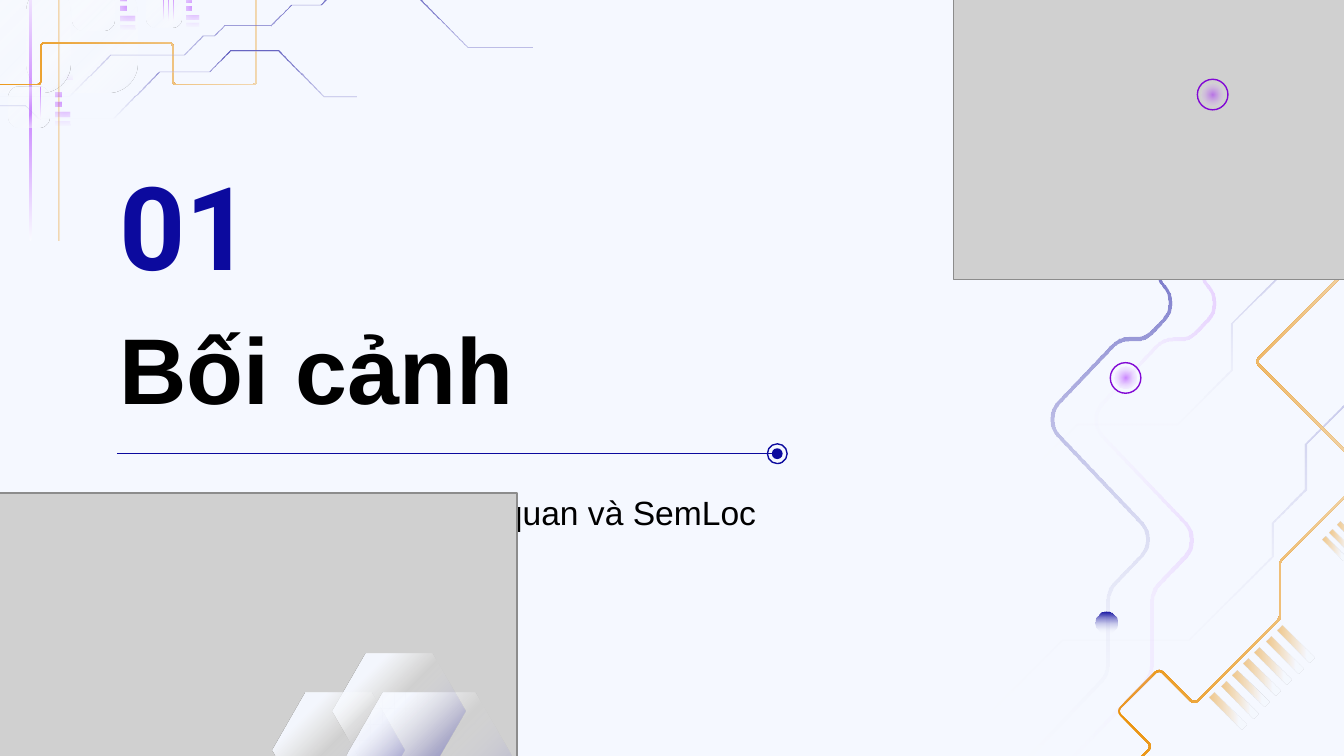
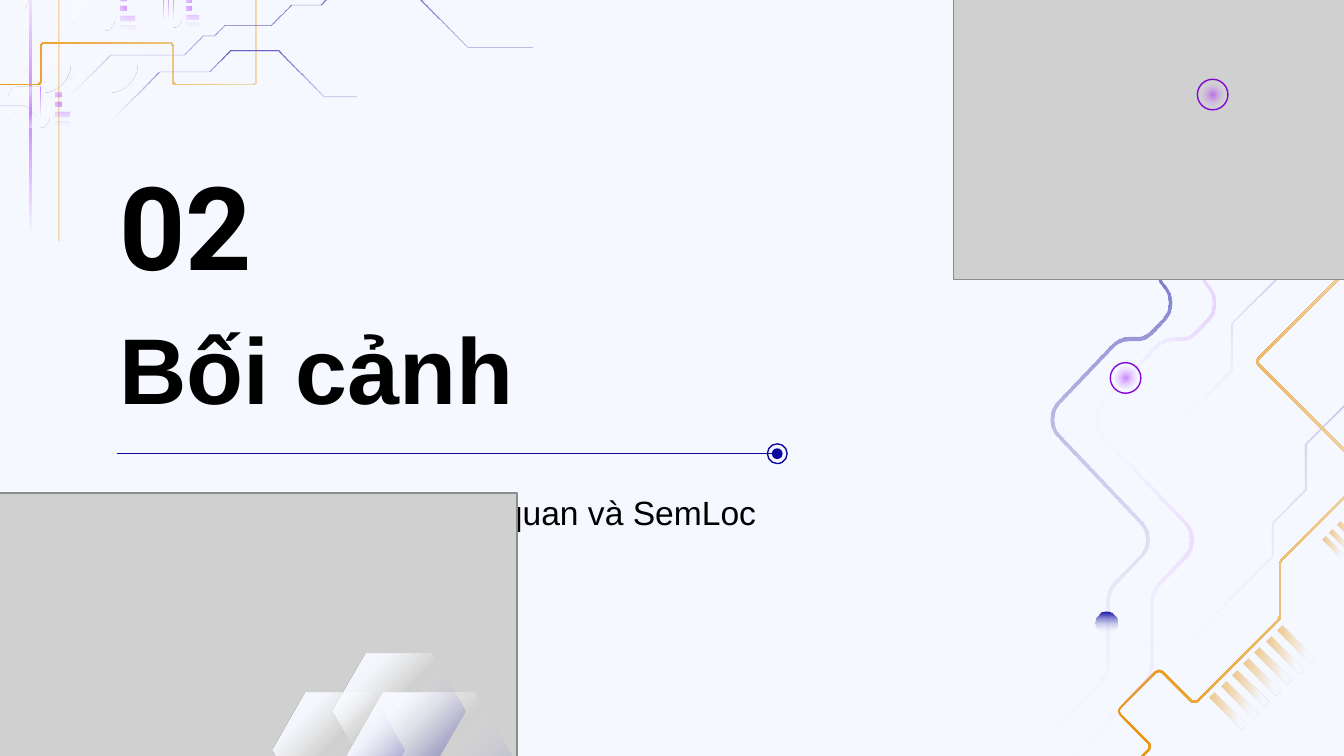
Before and after one commit to doanan293/grounded-or-guessed, a slide deck: slide 8 of docs/presentation/bao-cao-lan-1.pptx (slide 3 before the commit). Drawn at 1344x756 pixels with LibreOffice and Linux fonts; fonts in the diff are those of the drawing; grey boxes stand for pictures. Boxes give left, top, right and bottom in pixels: in the first picture for what was removed or moved away, otherwise in the second. Text is boxed around its words. In the diff, an @@ line names an element or a change of style, - is before the commit and + after.

```diff
--- a/docs/presentation/bao-cao-lan-1.pptx
+++ b/docs/presentation/bao-cao-lan-1.pptx
@@ title "02" at (x1=119, y1=186, x2=252, y2=271): vertical alignment middle to top @@
@@ title at (x1=119, y1=186, x2=252, y2=271): text changed; text colour #0C0A9E to #000000 @@
-01
+02
```
Also in this commit, not shown: 9 other slides changed, 5 slides added, 3 slides removed, 21 other files.
